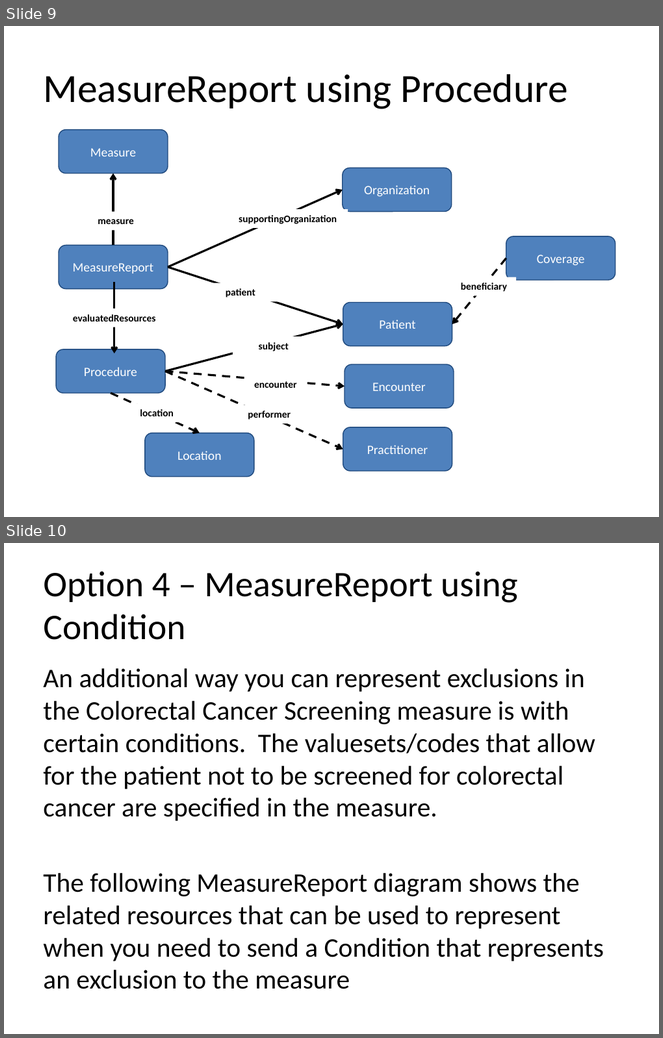
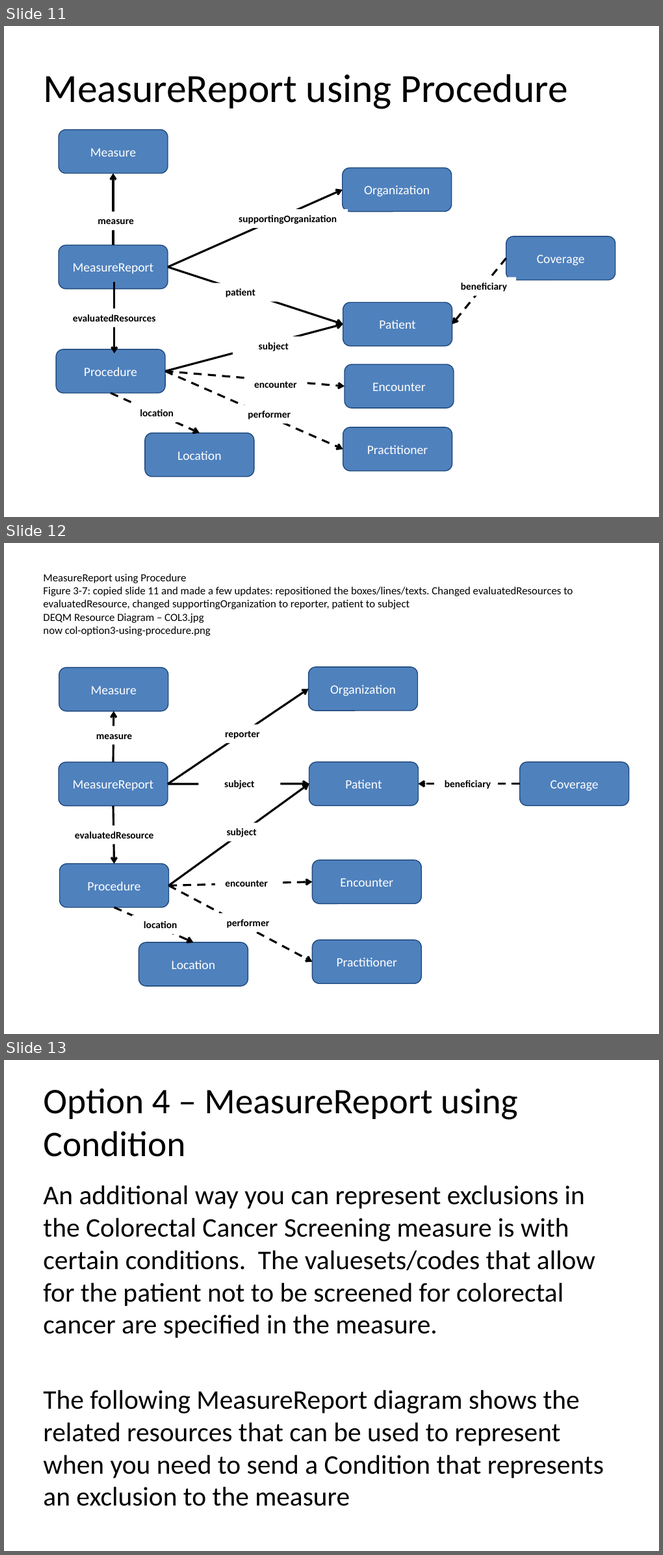
Before and after one commit to HL7/davinci-deqm, a slide deck: input/images/source/DEQM Resource Diagram - COL.pptx. Shown one above the other, each under a label of ours: slides 9 and 10 before the commit, slides 11, 12 and 13 after it. The pictures are 663x1038 and 663x1555 pixels, drawn with LibreOffice and Linux fonts; fonts in the diff are those of the drawing. Boxes give left, top, right and bottom in pixels: in the first picture for what was removed or moved away, otherwise in the second. Text is boxed around its words. In the diff, an @@ line names an element or a change of style, - is before the commit and + after.

Commit message:
updated COL and MRP resources diagrams to reposition and a few edits and for better resolution; also renamed those image files. updated mrp and col mark up file, minor formatting edit to gic page. minor edit to vte1.md to remove a strange symbol

```diff
--- a/input/images/source/DEQM Resource Diagram - COL.pptx
+++ b/input/images/source/DEQM Resource Diagram - COL.pptx
@@ slide 12 added at (4,543,659,1034), background #FFFFFF @@
@@ title added at (43,574,573,636), 12 pt, text #000000 @@
+MeasureReport using Procedure
+Figure 3-7: copied slide 11 and made a few updates: repositioned the boxes/lines/texts. Changed evaluatedResources to evaluatedResource, changed supportingOrganization to reporter, patient to subject
+DEQM Resource Diagram – COL3.jpg
+now col-option3-using-procedure.png
@@ rounded rectangle added at (59,668,168,711), fill #4F81BD, outline #1F497D 1 pt, 14 pt, text #FFFFFF @@
+Measure
@@ rounded rectangle added at (309,667,418,711), fill #4F81BD, outline #1F497D 1 pt, 14 pt, text #FFFFFF @@
+Organization
@@ arrow added from (168, 784) to (309, 689), #000000 2.25 pt @@
@@ arrow added from (113, 763) to (113, 711), #000000 2.25 pt @@
@@ text added at (96,734,132,739), 11 pt, text #000000, bold @@
+measure
@@ text added at (225,731,260,739), 11 pt, text #000000, bold @@
+reporter
@@ rounded rectangle added at (59,763,168,806), fill #4F81BD, outline #1F497D 1 pt, 14 pt, text #FFFFFF @@
+MeasureReport
@@ rounded rectangle added at (310,762,419,806), fill #4F81BD, outline #1F497D 1 pt, 14 pt, text #FFFFFF @@
+Patient
@@ rounded rectangle added at (519,762,629,806), fill #4F81BD, outline #1F497D 1 pt, 14 pt, text #FFFFFF @@
+Coverage
@@ arrow added from (168, 784) to (310, 784), #000000 2.25 pt @@
@@ arrow added from (169, 886) to (310, 784), #000000 2.25 pt @@
@@ text added at (224,780,254,789), 11 pt, text #000000, bold @@
+subject
@@ arrow added from (519, 784) to (419, 784), #000000 2.25 pt dashed @@
@@ text added at (445,780,491,789), 11 pt, text #000000, bold @@
+beneficiary
@@ arrow added from (113, 806) to (114, 864), #000000 2.25 pt @@
@@ text added at (75,832,154,839), 11 pt, text #000000, bold @@
+evaluatedResource
@@ text added at (227,828,257,837), 11 pt, text #000000, bold @@
+subject
@@ rounded rectangle added at (60,864,169,908), fill #4F81BD, outline #1F497D 1 pt, 14 pt, text #FFFFFF @@
+Procedure
@@ rounded rectangle added at (313,860,422,904), fill #4F81BD, outline #1F497D 1 pt, 14 pt, text #FFFFFF @@
+Encounter
@@ arrow added from (169, 886) to (313, 882), #000000 2.25 pt dashed @@
@@ arrow added from (169, 886) to (313, 962), #000000 2.25 pt dashed @@
@@ text added at (225,880,268,887), 11 pt, text #000000, bold @@
+encounter
@@ arrow added from (114, 908) to (193, 943), #000000 2.25 pt dashed @@
@@ text added at (144,921,178,928), 11 pt, text #000000, bold @@
+location
@@ text added at (227,919,270,928), 11 pt, text #000000, bold @@
+performer
@@ rounded rectangle added at (139,943,248,986), fill #4F81BD, outline #1F497D 1 pt, 14 pt, text #FFFFFF @@
+Location
@@ rounded rectangle added at (313,940,422,984), fill #4F81BD, outline #1F497D 1 pt, 14 pt, text #FFFFFF @@
+Practitioner
@@ what was slide 9 is now slide 11 @@
@@ what was slide 10 is now slide 13 @@
```
Also in this commit, not shown: 3 other slides added, 18 other files.
